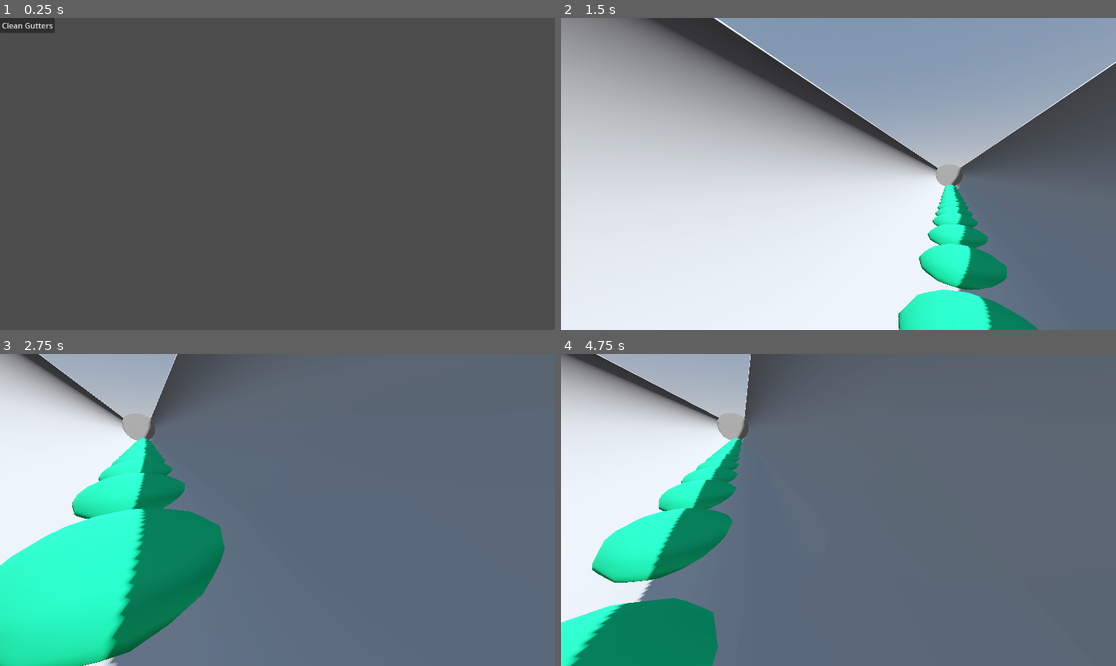
Above: before the commit, frames 1-4 (two rows, left to right).
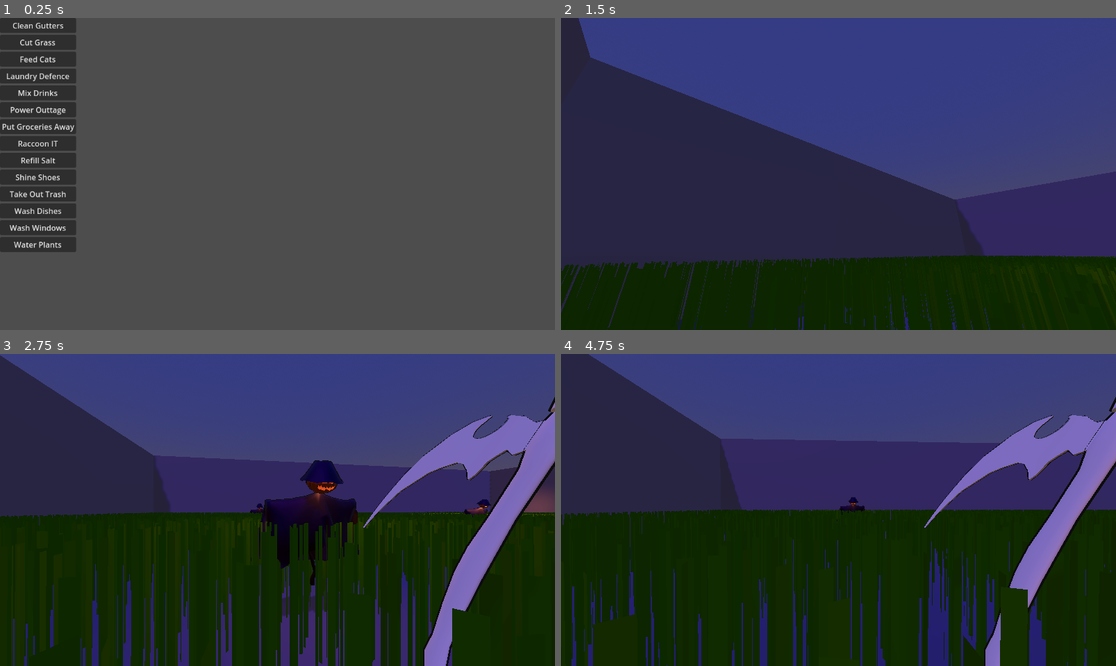
Above: after the commit, the same moments.

Repository: WildcatGameStudios/ScaryHouse
Game: Godot game, scene res://scenes/general/main_menu.tscn
Two runs of this game, one before a commit and one after it. Both use one fixed random seed, a clock stepped at 60 frames per second and the inputs below. This scene is started directly instead of the project's main scene.
Inputs (mouse positions are in pixels of both pictures, inside the frame that each line leads up to):
- Up to frame 1 (0.25 s): no input
- Up to frame 2 (1.5 s): click (599, 42) at 0.5 s, where only the run after the commit has a clickable "Cut Grass"; click (588, 24) at 1.25 s, where only the run before the commit has a clickable "Clean Gutters"
- Up to frame 3 (2.75 s): tap Enter at 2 s; move the mouse to (305, 510) at 2.02 s; hold W (move_forward) from 2.03 s (still down); tap E (e) at 2.1 s; tap Space (jump) at 2.27 s; tap R (r) at 2.3 s
- Up to frame 4 (4.75 s): keep holding W (move_forward); move the mouse to (810, 510) at 2.77 s; tap R (r) at 2.85, 3.8 s; tap Space (jump) at 3.02, 4.52 s; tap E (e) at 3.05, 3.6, 4.55 s; move the mouse to (849, 503) at 3.52 s; move the mouse to (832, 516) at 4.27 s; right-click (832, 516) at 4.35 s

The runs differ from the first frame. In frame 1, 8.2% of the frame differs, in the area x 0-14%, y 0-76%; in frame 2, 99%; in frame 3, 100%, in the area x 0-100%, y 0-100%; in frame 4, 100%.

Commit message:
main menu options added

Diff:
--- a/scenes/general/main_menu.tscn
+++ b/scenes/general/main_menu.tscn
@@ -20,4 +20,69 @@
 layout_mode = 2
 text = "Clean Gutters"
 
+[node name="CutGrass" type="Button" parent="VBoxContainer"]
+layout_mode = 2
+text = "Cut Grass"
+
+[node name="FeedCats" type="Button" parent="VBoxContainer"]
+layout_mode = 2
+text = "Feed Cats"
+
+[node name="LaundryDefence" type="Button" parent="VBoxContainer"]
+layout_mode = 2
+text = "Laundry Defence"
+
+[node name="MixTheDrinks" type="Button" parent="VBoxContainer"]
+layout_mode = 2
+text = "Mix Drinks"
+
+[node name="PowerOuttage" type="Button" parent="VBoxContainer"]
+layout_mode = 2
+text = "Power Outtage"
+
+[node name="PutGroceriesAway" type="Button" parent="VBoxContainer"]
+layout_mode = 2
+text = "Put Groceries Away"
+
+[node name="RaccoonIT" type="Button" parent="VBoxContainer"]
+layout_mode = 2
+text = "Raccoon IT"
+
+[node name="RefillSalt" type="Button" parent="VBoxContainer"]
+layout_mode = 2
+text = "Refill Salt"
+
+[node name="ShineShoes" type="Button" parent="VBoxContainer"]
+layout_mode = 2
+text = "Shine Shoes"
+
+[node name="TakeOutTrash" type="Button" parent="VBoxContainer"]
+layout_mode = 2
+text = "Take Out Trash"
+
+[node name="WashTheDishes" type="Button" parent="VBoxContainer"]
+layout_mode = 2
+text = "Wash Dishes"
+
+[node name="WashWindows" type="Button" parent="VBoxContainer"]
+layout_mode = 2
+text = "Wash Windows"
+
+[node name="WaterPlants" type="Button" parent="VBoxContainer"]
+layout_mode = 2
+text = "Water Plants"
+
 [connection signal="pressed" from="VBoxContainer/CleanGutters" to="." method="_on_clean_gutters_pressed"]
+[connection signal="pressed" from="VBoxContainer/CutGrass" to="." method="_on_cut_grass_pressed"]
+[connection signal="pressed" from="VBoxContainer/FeedCats" to="." method="_on_feed_cats_pressed"]
+[connection signal="pressed" from="VBoxContainer/LaundryDefence" to="." method="_on_laundry_defence_pressed"]
+[connection signal="pressed" from="VBoxContainer/MixTheDrinks" to="." method="_on_mix_the_drinks_pressed"]
+[connection signal="pressed" from="VBoxContainer/PowerOuttage" to="." method="_on_power_outtage_pressed"]
+[connection signal="pressed" from="VBoxContainer/PutGroceriesAway" to="." method="_on_put_groceries_away_pressed"]
+[connection signal="pressed" from="VBoxContainer/RaccoonIT" to="." method="_on_raccoon_it_pressed"]
+[connection signal="pressed" from="VBoxContainer/RefillSalt" to="." method="_on_refill_salt_pressed"]
+[connection signal="pressed" from="VBoxContainer/ShineShoes" to="." method="_on_shine_shoes_pressed"]
+[connection signal="pressed" from="VBoxContainer/TakeOutTrash" to="." method="_on_take_out_trash_pressed"]
+[connection signal="pressed" from="VBoxContainer/WashTheDishes" to="." method="_on_wash_the_dishes_pressed"]
+[connection signal="pressed" from="VBoxContainer/WashWindows" to="." method="_on_wash_windows_pressed"]
+[connection signal="pressed" from="VBoxContainer/WaterPlants" to="." method="_on_water_plants_pressed"]
--- a/scripts/general/main_menu.gd
+++ b/scripts/general/main_menu.gd
@@ -5,5 +5,34 @@
 	get_tree().change_scene_to_packed(level)
 	Input.mouse_mode = Input.MOUSE_MODE_CAPTURED
 
+func _ready() -> void:
+	Input.mouse_mode = Input.MOUSE_MODE_VISIBLE
+
 func _on_clean_gutters_pressed() -> void:
 	load_level("res://scenes/levels/clean_gutters/level.tscn")
+func _on_cut_grass_pressed() -> void:
+	load_level("res://scenes/levels/cut_grass/level.tscn")
+func _on_feed_cats_pressed() -> void:
+	load_level("res://scenes/levels/feed_cats/level.tscn")
+func _on_laundry_defence_pressed() -> void:
+	load_level("res://scenes/levels/laundry_defence/level.tscn")
+func _on_mix_the_drinks_pressed() -> void:
+	load_level("res://scenes/levels/mix_the_drinks/level.tscn")
+func _on_power_outtage_pressed() -> void:
+	load_level("res://scenes/levels/power_outtage/level.tscn")
+func _on_put_groceries_away_pressed() -> void:
+	load_level("res://scenes/levels/put_groceries_away/level.tscn")
+func _on_raccoon_it_pressed() -> void:
+	load_level("res://scenes/levels/raccoon_it/level.tscn")
+func _on_refill_salt_pressed() -> void:
+	load_level("res://scenes/levels/refill_salt/level.tscn")
+func _on_shine_shoes_pressed() -> void:
+	load_level("res://scenes/levels/shine_shoes/level.tscn")
+func _on_take_out_trash_pressed() -> void:
+	load_level("res://scenes/levels/take_out_trash/level.tscn")
+func _on_wash_the_dishes_pressed() -> void:
+	load_level("res://scenes/levels/wash_the_dishes/level.tscn")
+func _on_wash_windows_pressed() -> void:
+	load_level("res://scenes/levels/wash_windows/level.tscn")
+func _on_water_plants_pressed() -> void:
+	load_level("res://scenes/levels/water_plants/level.tscn")
